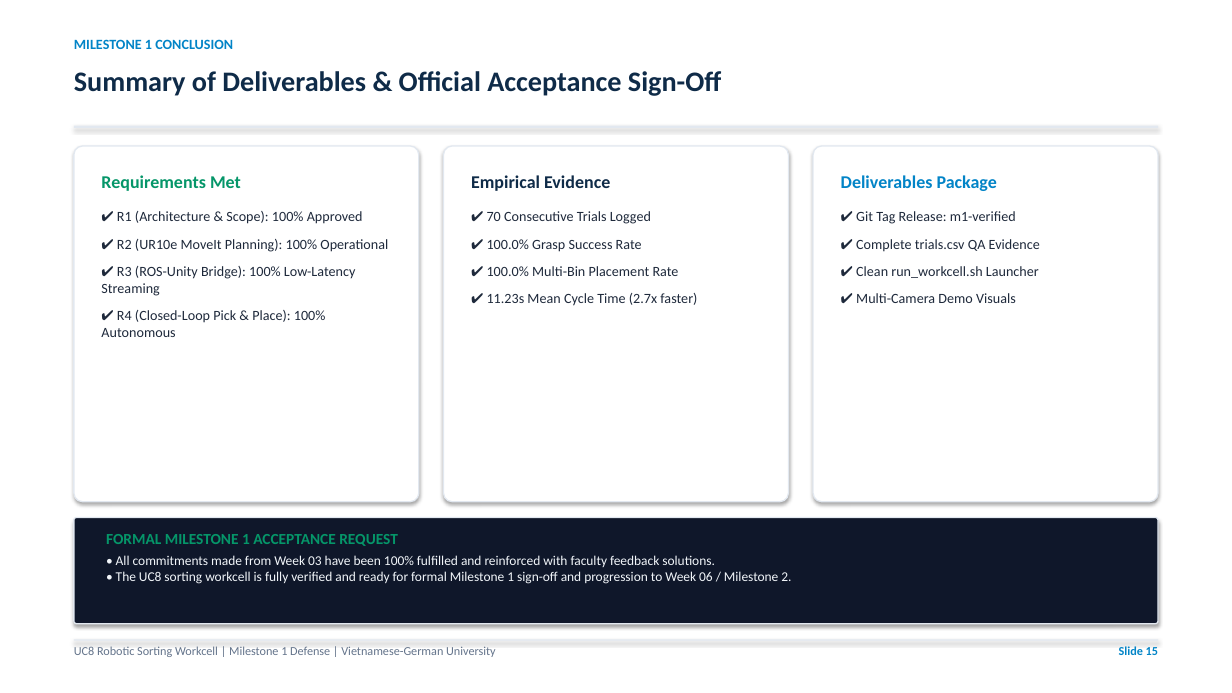
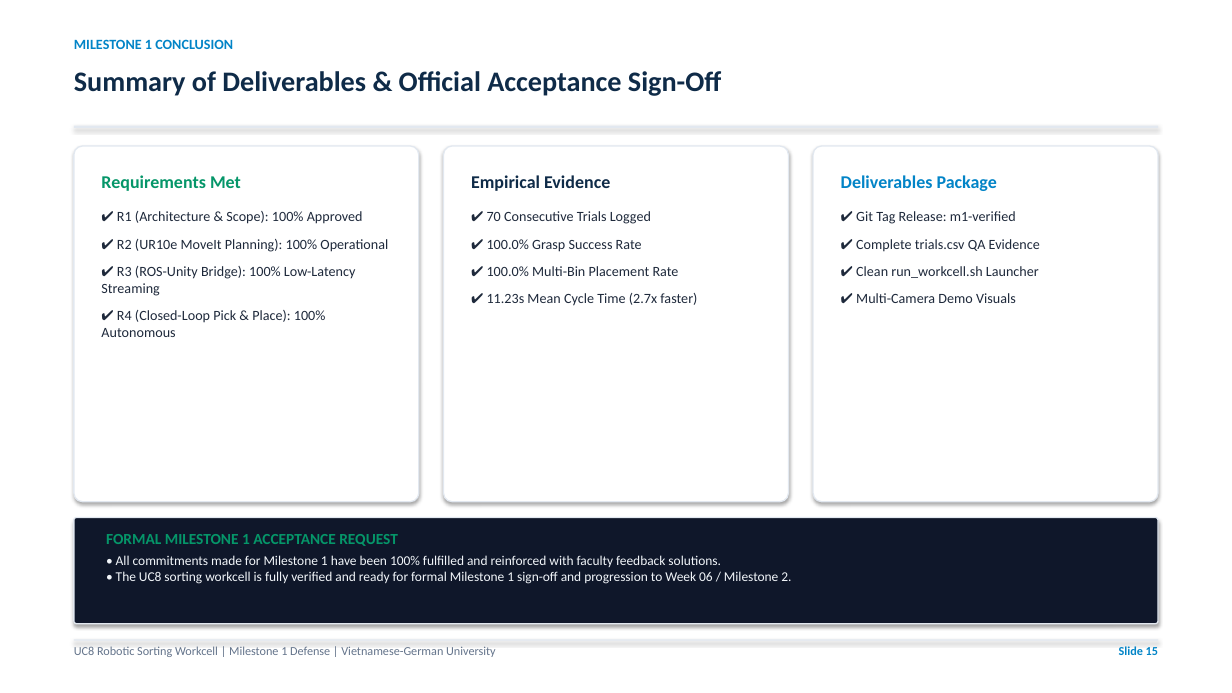
Before and after one commit to Aqikop/VGU26-Project-UC8, a slide deck: slide 15 of docs/week05/UC8_Week05_Milestone1_Presentation.pptx. Drawn at 1232x693 pixels with LibreOffice and Linux fonts; fonts in the diff are those of the drawing. Boxes give left, top, right and bottom in pixels: in the first picture for what was removed or moved away, otherwise in the second. Text is boxed around its words. In the diff, an @@ line names an element or a change of style, - is before the commit and + after.

Commit message:
docs(week05): remove outdated Week 03 references and align baseline strictly to Week 04 & Milestone 1

```diff
--- a/docs/week05/UC8_Week05_Milestone1_Presentation.pptx
+++ b/docs/week05/UC8_Week05_Milestone1_Presentation.pptx
@@ text at (x1=116, y1=555, x2=791, y2=584): text changed @@
-• All commitments made from Week 03 have been 100% fulfilled and reinforced with faculty feedback solutions.
-• The UC8 sorting workcell is fully verified and ready for formal Milestone 1 sign-off and progression to Week 06 / Milestone 2.
+• All commitments made for Milestone 1 have been 100% fulfilled and reinforced with faculty feedback solutions.
+• The UC8 sorting workcell is fully verified and ready for formal Milestone 1 sign-off and progression to Week 06 / Milestone 2.
```
Also in this commit, not shown: 2 other slides changed, 4 other files.
